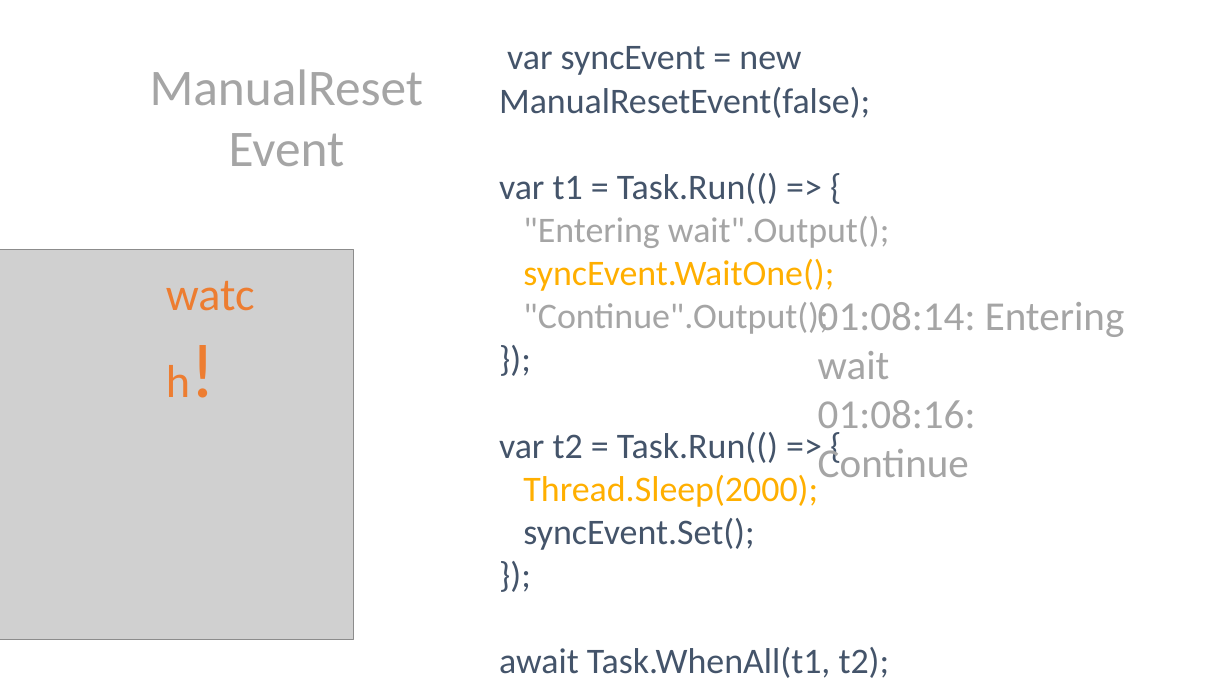
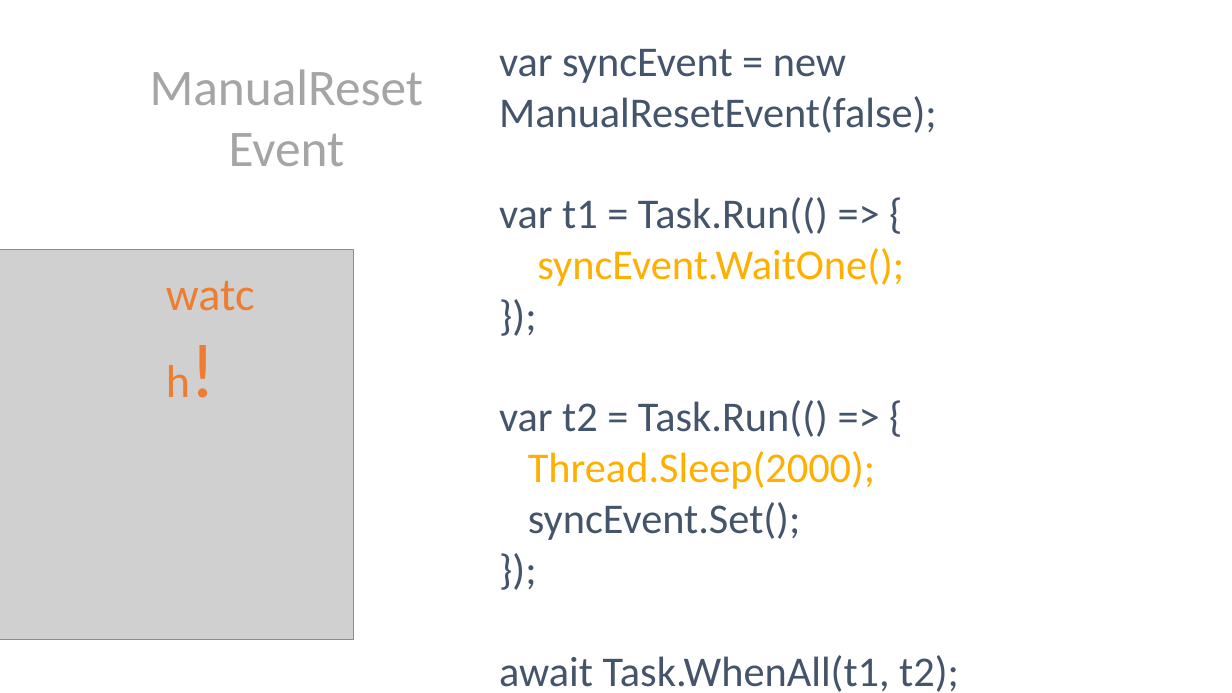
Before and after one commit to danielmarbach/RearchitectTowardsAsyncAwait, a slide deck: slide 30 of presentation.pptx (slide 31 before the commit). Drawn at 1232x693 pixels with LibreOffice and Linux fonts; fonts in the diff are those of the drawing; grey boxes stand for pictures. Boxes give left, top, right and bottom in pixels: in the first picture for what was removed or moved away, otherwise in the second. Text is boxed around its words. In the diff, an @@ line names an element or a change of style, - is before the commit and + after.

```diff
--- a/presentation.pptx
+++ b/presentation.pptx
@@ text "var syncEvent = new ManualResetEvent(false);" at [499, 49, 959, 692]: size 28 to 33 pt @@
@@ text at [523, 216, 889, 248]: paragraph removed @@
-"Entering wait".Output();
@@ text at [523, 302, 828, 334]: paragraph removed @@
-"Continue".Output();
@@ text removed at [818, 302, 1125, 477] @@
-01:08:14: Entering wait
-01:08:16: Continue
```
Also in this commit, not shown: 17 other slides changed, 8 slides added, 8 slides removed, 1 other file.
